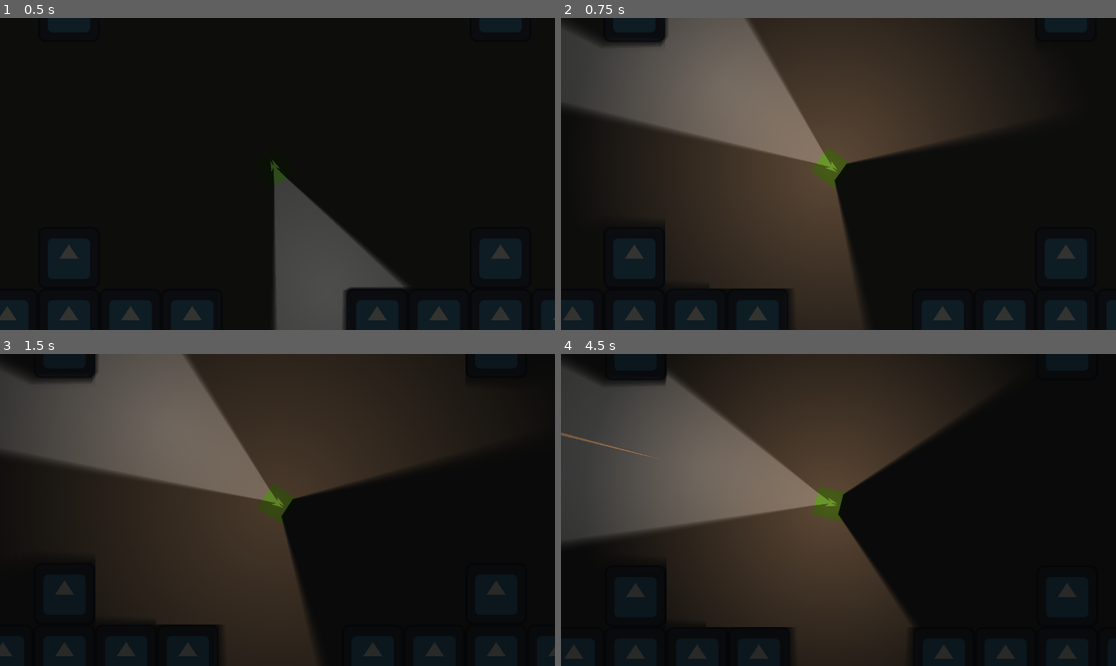
Above: before the commit, frames 1-4 (two rows, left to right).
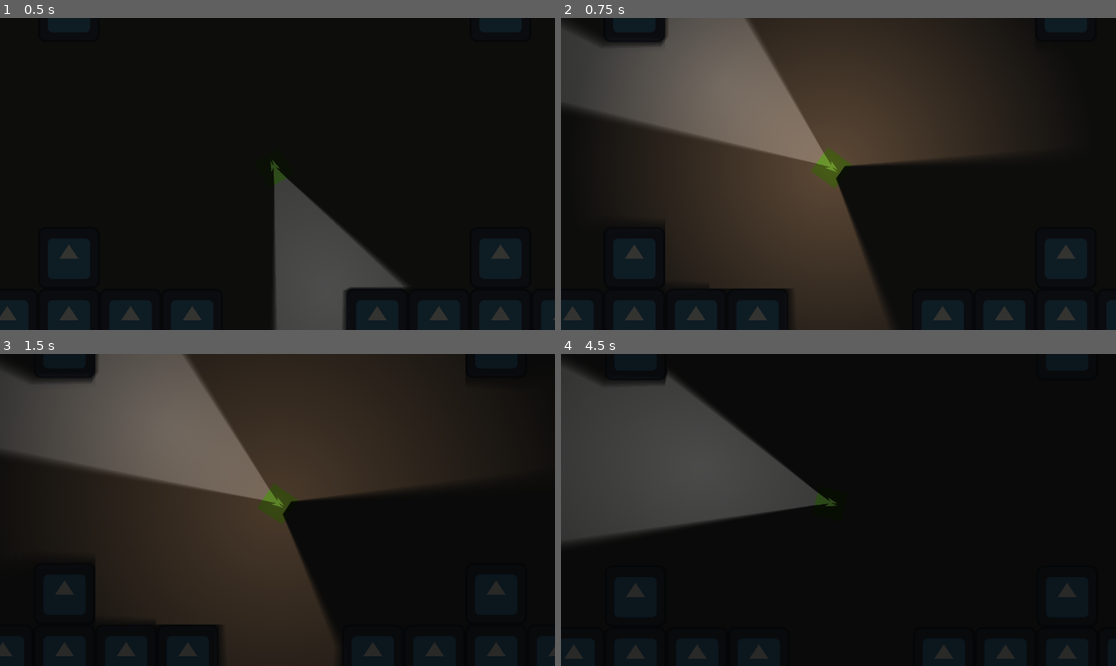
Above: after the commit, the same moments.

Repository: delaitaris/top-down-movement-game
Game: Godot game, scene res://scenes/game.tscn
Two runs of this game, one before a commit and one after it. Both use one fixed random seed, a clock stepped at 60 frames per second and the inputs below. The engine's default icon, where the game draws it, is replaced by a stand-in: a white triangle on a blue panel in a dark square.
Inputs (mouse positions are in pixels of both pictures, inside the frame that each line leads up to):
- Up to frame 1 (0.5 s): no input
- Up to frame 2 (0.75 s): tap Enter at 0.5 s; move the mouse to (749, 105) at 0.52 s; tap A (a) at 0.6 s; click (749, 105) at 0.67 s
- Up to frame 3 (1.5 s): tap D (d) at 0.8, 1.35 s; move the mouse to (188, 441) at 1.27 s; click (188, 441) at 1.42 s
- Up to frame 4 (4.5 s): tap S (s) at 1.55, 2.1 s; move the mouse to (749, 444) at 2.02 s; click (749, 444) at 2.3 s; tap Space at 2.75 s; move the mouse to (749, 441) at 2.77 s; click (749, 441) at 2.85 s; tap W (w) at 3.05, 3.6 s; move the mouse to (1005, 556) at 3.52 s; click (1005, 556) at 3.67 s; tap A (a) at 3.8, 4.35 s; tap R (reload) at 4.15 s; move the mouse to (672, 463) at 4.27 s; click (672, 463) at 4.42 s

Frame 1 is identical in both runs. In frame 2, 2.4% of the frame differs, in the area x 49-82%, y 38-100%; in frame 3, 2.3%; in frame 4, 38%, in the area x 0-75%, y 0-100%.

Commit message:
touched it up and did some minor fixes
basically done with shooting. dk what to do next

Diff:
--- a/scenes/character.tscn
+++ b/scenes/character.tscn
@@ -63,7 +63,7 @@
 polygon = PackedVector2Array(-18, -2, -18, 1, 38.000015, 19.999985, 36.000015, 16.999985, -4, 0, 37, -16.000008, 38, -18.000008)
 
 [sub_resource type="OccluderPolygon2D" id="OccluderPolygon2D_0lw5n"]
-polygon = PackedVector2Array(-22, -19, -22, 23, -26, 17, -26, -14)
+polygon = PackedVector2Array(-22, -14, -22, 17, -26, 17, -26, -14)
 
 [node name="Character" type="CharacterBody2D" unique_id=323876973]
 script = ExtResource("1_wa5vi")
@@ -90,24 +90,24 @@
 [node name="West" type="Area2D" parent="." unique_id=1781346607]
 
 [node name="West" type="CollisionPolygon2D" parent="West" unique_id=796038272]
-polygon = PackedVector2Array(183, 126, -633, -323, -633, 603, 183, 127, 183, 126)
+polygon = PackedVector2Array(183, 126, -1487, -787, -1486, 1138, 183, 127, 183, 126)
 
 [node name="East" type="Area2D" parent="." unique_id=1562087085]
 
 [node name="East" type="CollisionPolygon2D" parent="East" unique_id=15765953]
 rotation = 3.1415925
-polygon = PackedVector2Array(-1012.99994, -603.0002, -1013.00006, 322.99985, -183.99998, -126.000015)
+polygon = PackedVector2Array(-1877.9999, -1145.0002, -1878.0001, 785.9997, -183.99998, -126.000015)
 
 [node name="South" type="Area2D" parent="." unique_id=1014852938]
 
 [node name="South" type="CollisionPolygon2D" parent="South" unique_id=1696806098]
 rotation = 3.1415925
-polygon = PackedVector2Array(-1012.99994, -603.0002, -183.99997, -126.000046, 633.00006, -602.9999)
+polygon = PackedVector2Array(-1883.9999, -1138.0002, -183.99997, -126.000046, 1486.0001, -1137.9998)
 
 [node name="North" type="Area2D" parent="." unique_id=644745795]
 
 [node name="North" type="CollisionPolygon2D" parent="North" unique_id=1433856535]
-polygon = PackedVector2Array(-633, -323, 184, 127, 1013, -323)
+polygon = PackedVector2Array(-1485, -786, 184, 127, 1879, -787)
 
 [node name="CPUParticles2D" type="CPUParticles2D" parent="." unique_id=1422360855]
 texture_filter = 1
@@ -146,6 +146,10 @@
 
 [node name="Reload" type="Timer" parent="Muzzle" unique_id=523596306]
 wait_time = 2.0
+one_shot = true
+
+[node name="ShootCooldown" type="Timer" parent="Muzzle" unique_id=335461975]
+wait_time = 0.05
 one_shot = true
 
 [node name="Muzzleflash" type="PointLight2D" parent="." unique_id=1310414497]
@@ -187,5 +191,6 @@
 [connection signal="mouse_entered" from="North" to="." method="_on_north_mouse_entered"]
 [connection signal="mouse_exited" from="North" to="." method="_on_north_mouse_exited"]
 [connection signal="timeout" from="Muzzle/Reload" to="." method="_on_reload_timeout"]
+[connection signal="timeout" from="Muzzle/ShootCooldown" to="." method="_on_shoot_cooldown_timeout"]
 [connection signal="timeout" from="Muzzleflash/Timer" to="." method="_on_timer_timeout"]
 [connection signal="timeout" from="LightDarkener" to="." method="_on_light_darkener_timeout"]
--- a/scripts/bullet.gd
+++ b/scripts/bullet.gd
@@ -1,5 +1,5 @@
 extends Node2D
-@onready var speed: float = 10000.0
+@onready var speed: float = 14000.0
 @onready var damage: float = 35.0
 @onready var max_lifetime: float = 4.0
 @onready var line_2d: Line2D = $Line2D
@@ -43,7 +43,7 @@
 		queue_free()
 
 func update_tracer(_movement_step: Vector2) -> void:
-	var current_length = min(300, total_distance_traveled)
+	var current_length = min(200, total_distance_traveled)
 
 	line_2d.set_point_position(1, Vector2.ZERO)
 	line_2d.set_point_position(0, Vector2(-current_length, 0.0)) #change for differing length of tracer
@@ -54,5 +54,4 @@
 	if collider.has_method("take_damage"):
 		collider.take_damage(damage)
 
-
 	queue_free()
--- a/scripts/character.gd
+++ b/scripts/character.gd
@@ -12,6 +12,8 @@
 @onready var flashlight_toggle: PointLight2D = $Flashlight
 @onready var reloadtimer: Timer = $Muzzle/Reload
 @onready var pistolreloadsfx: AudioStreamPlayer2D = $PistolReload
+@onready var pistolshootcooldown: Timer = $Muzzle/ShootCooldown
+
 
 @export_range(0.0, 180.0) var cone_angle_degrees := 60.0
 @export var bullet_scene: PackedScene
@@ -24,7 +26,9 @@
 var east = false
 var west = false
 var current_stance = Stance.STANDING
-var pistolmag = 9
+var pistolmag = 7
+var shootcooldown = false
+var reloading = false
 
 func _ready() -> void:
 	muzzleflash.shadow_enabled = true
@@ -113,11 +117,13 @@
 	east = false
 
 func _unhandled_input(_event: InputEvent) -> void:
-	if Input.is_action_just_pressed("shoot"):
-		shoot()
-		pistolmag -= 1
-		if pistolmag <= 0:
-			pistolmag = 0
+	if Input.is_action_just_pressed("shoot") and !shootcooldown and !reloading:
+			shoot()
+			pistolmag -= 1
+			if pistolmag <= 0:
+				pistolmag = 0
+			pistolshootcooldown.start()
+			shootcooldown = true
 	if Input.is_action_just_pressed("reload"):
 		reload()
 	if Input.is_action_just_pressed("flashlight"):
@@ -145,7 +151,8 @@
 		flashlight_toggle.enabled = false
 
 func reload() -> void:
-	if pistolmag < 9:
+	if pistolmag < 7:
+		reloading = true
 		reloadtimer.start()
 		if pistolreloadsfx.playing == false:
 			pistolreloadsfx.play()
@@ -161,4 +168,8 @@
 	lightdarkencanvas.color = Color(0.161, 0.161, 0.153, 1.0)
 
 func _on_reload_timeout() -> void:
-	pistolmag = 9
+	pistolmag = 7
+	reloading = false
+
+func _on_shoot_cooldown_timeout() -> void:
+	shootcooldown = false
